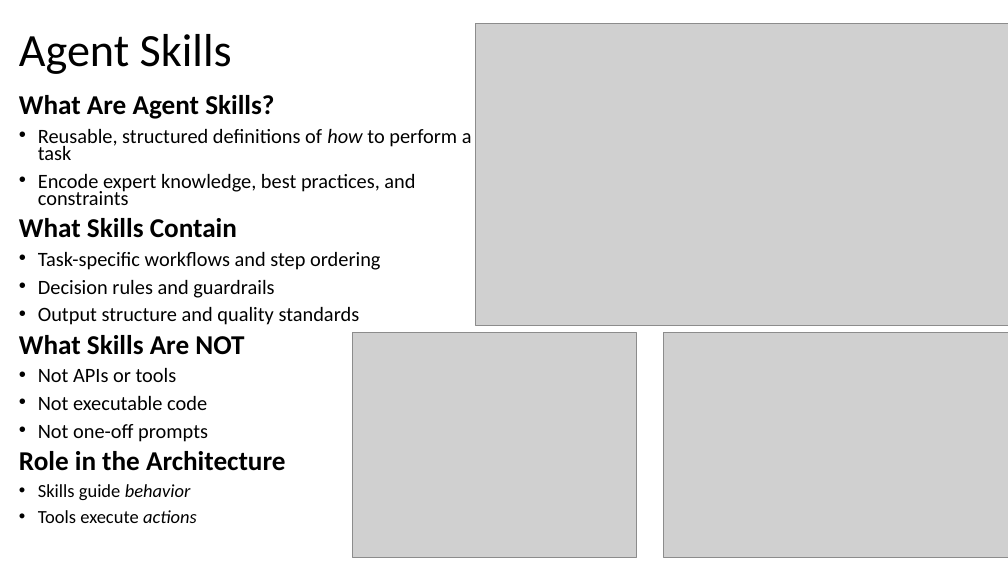
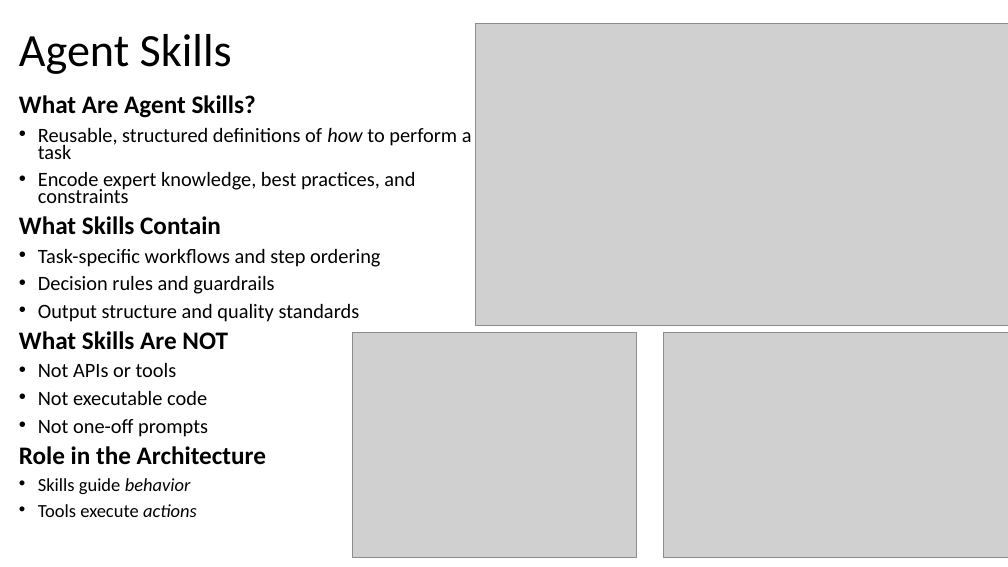
Before and after one commit to LiuHarry1/material_repo, a slide deck: slide 7 of agent-skills-intro.pptx (slide 6 before the commit). Drawn at 1008x567 pixels with LibreOffice and Linux fonts; fonts in the diff are those of the drawing; grey boxes stand for pictures. Boxes give left, top, right and bottom in pixels: in the first picture for what was removed or moved away, otherwise in the second. Text is boxed around its words. In the diff, an @@ line names an element or a change of style, - is before the commit and + after.

```diff
--- a/agent-skills-intro.pptx
+++ b/agent-skills-intro.pptx
@@ text at (19, 95, 266, 465): size 25.9 to 24.1 pt in "What Are Agent Skills?", "What Skills Contain", "What Skills Are NOT", "Role in the Architecture" @@
```
Also in this commit, not shown: 2 other slides changed, 2 slides added, 1 slide removed, 1 other file.
